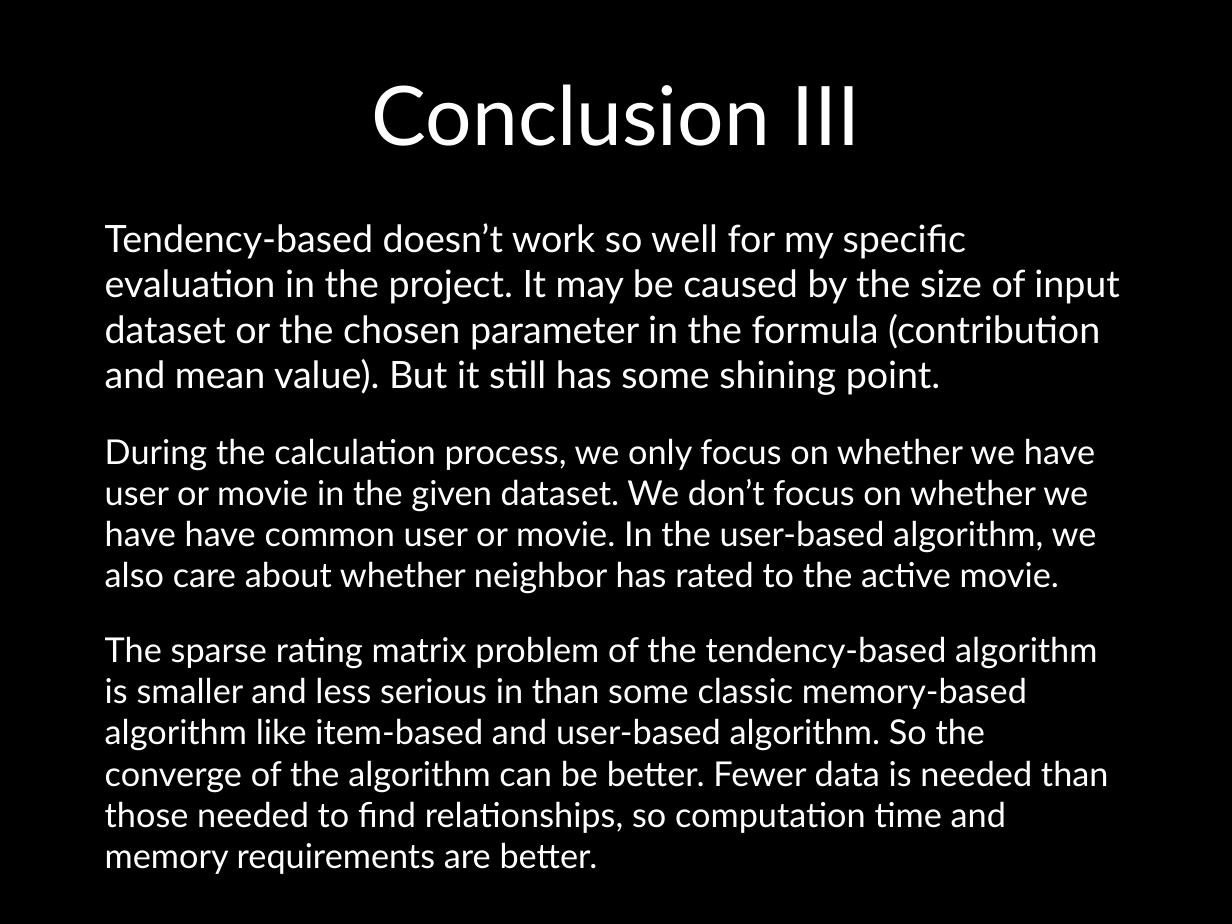
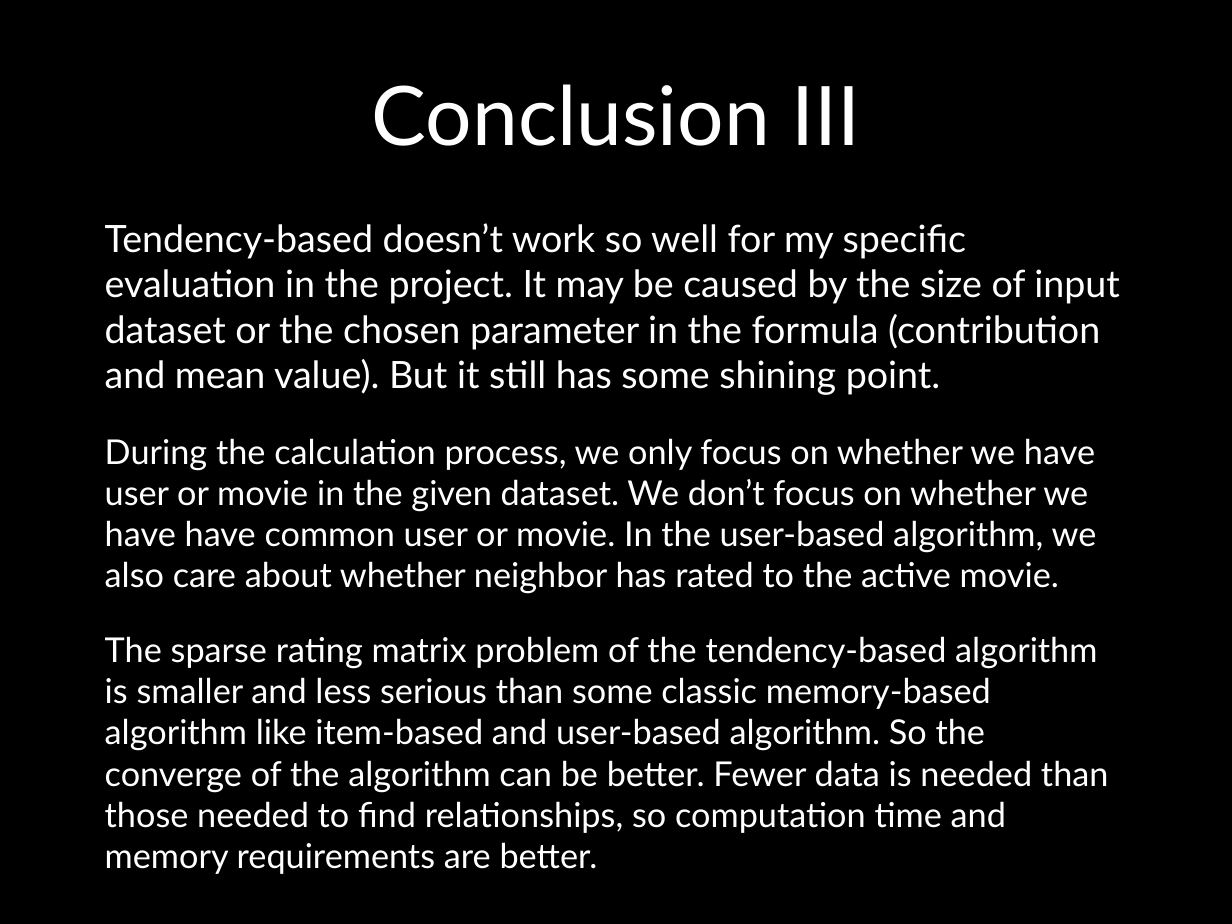
Before and after one commit to UCSBGauchos/MAE-data, a slide deck: slide 54 of Final Presentation.pptx. Drawn at 1232x924 pixels with LibreOffice and Linux fonts; fonts in the diff are those of the drawing; background and template pictures are left out. Boxes give left, top, right and bottom in pixels: in the first picture for what was removed or moved away, otherwise in the second. Text is boxed around its words. In the diff, an @@ line names an element or a change of style, - is before the commit and + after.

```diff
--- a/Final Presentation.pptx
+++ b/Final Presentation.pptx
@@ text at (105, 636, 1109, 833): text changed @@
-The sparse rating matrix problem of the tendency-based algorithm is smaller and less serious in than some classic memory-based algorithm like item-based and user-based algorithm. So the converge of the algorithm can be better. Fewer data is needed than those needed to find relationships, so computation time and memory requirements are better.
+The sparse rating matrix problem of the tendency-based algorithm is smaller and less serious than some classic memory-based algorithm like item-based and user-based algorithm. So the converge of the algorithm can be better. Fewer data is needed than those needed to find relationships, so computation time and memory requirements are better.
```
Also in this commit, not shown: 13 other slides changed, 1 slide added.
